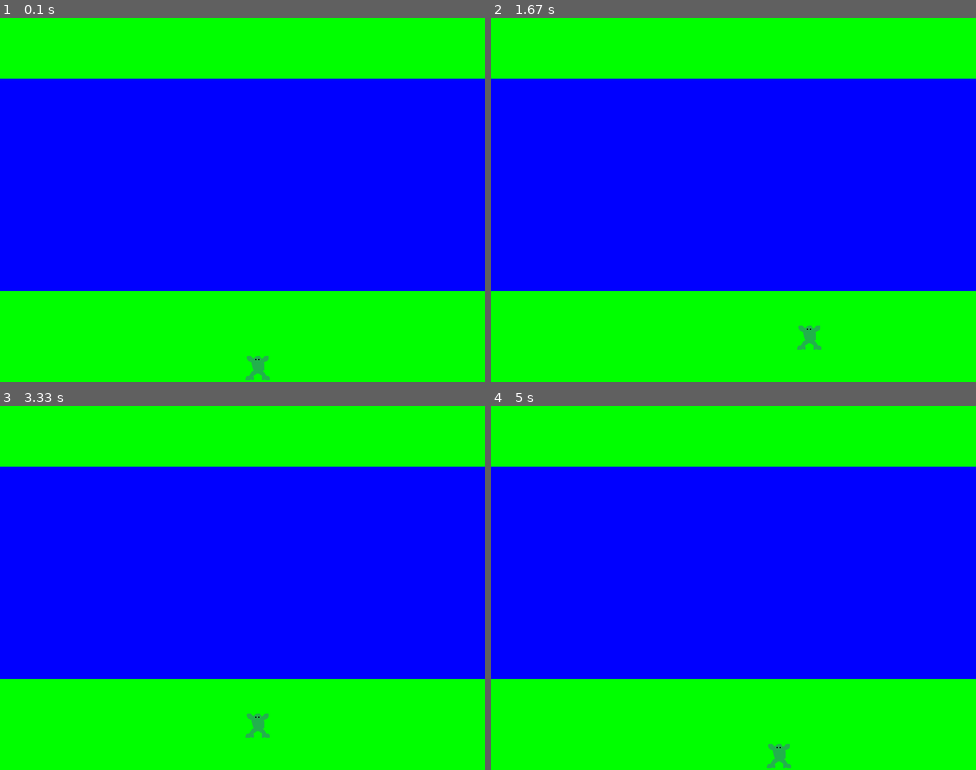
Above: before the commit, frames 1-4 (two rows, left to right).
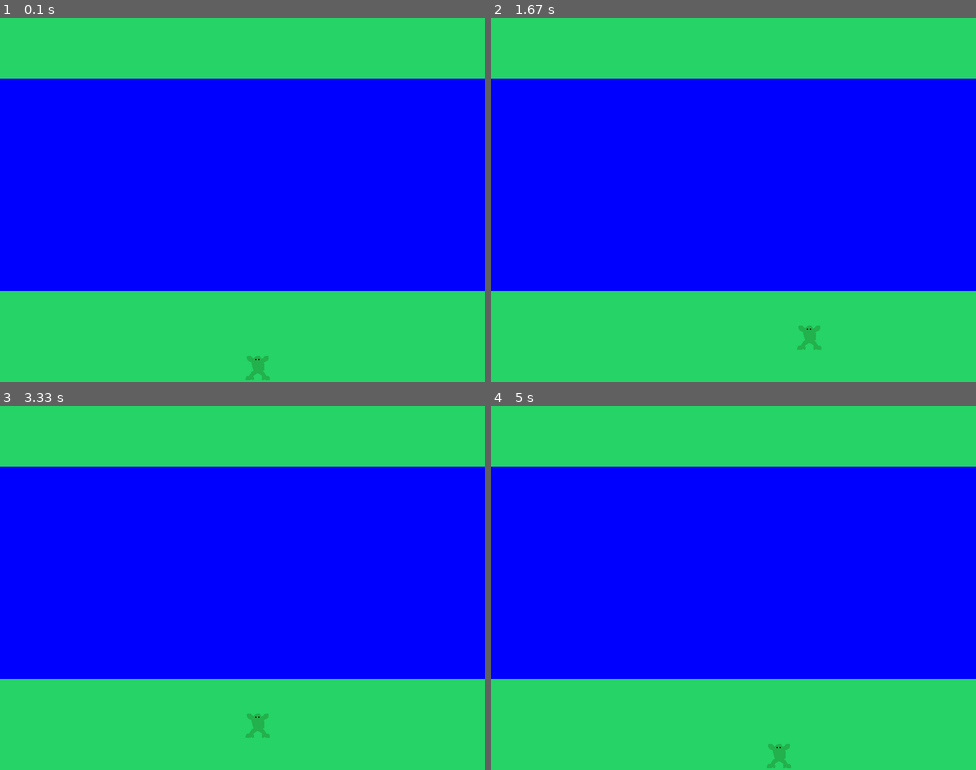
Above: after the commit, the same moments.

Repository: Love-Fromage/frogger_pygame
Game: pygame game, started from frogger.py
The game is run twice, just before and just after one commit, with the same random seed, the same clock (stepped at 60 frames per second) and the same inputs.
Inputs:
- Up to frame 1 (0.1 s): no input
- Up to frame 2 (1.67 s): hold Right 0.33-0.8 s; hold Up 0.83-1.13 s; hold Right 1.17-1.63 s
- Up to frame 3 (3.33 s): hold Left 1.67-2.2 s; hold Down 2.23-2.53 s; hold Left 2.57-2.97 s; hold Up from 3 s (still down)
- Up to frame 4 (5 s): release Up at 3.37 s; hold Right 3.4-4.03 s; hold Down 4.07-4.43 s; hold Left 4.47-4.93 s; hold Right from 4.97 s (still down)

The runs differ from the first frame. In frame 1, 41% of the frame differs, in the area x 0-100%, y 0-100%; in frame 2, 41%; in frame 3, 41%; in frame 4, 41%.

Commit message:
changement de couleur pour le grass

Diff:
--- a/frogger.py
+++ b/frogger.py
@@ -68,7 +68,7 @@
 
             if cell_value == 0:
                 # draw grass
-                pygame.draw.rect(screen, (0,255,0), (col*GRID_SIZE, row*GRID_SIZE, GRID_SIZE, GRID_SIZE));
+                pygame.draw.rect(screen, (37,211,102), (col*GRID_SIZE, row*GRID_SIZE, GRID_SIZE, GRID_SIZE));
             elif cell_value == 1:
                 #draw water
                 pygame.draw.rect(screen, (0,0,255), (col*GRID_SIZE, row*GRID_SIZE, GRID_SIZE, GRID_SIZE));
